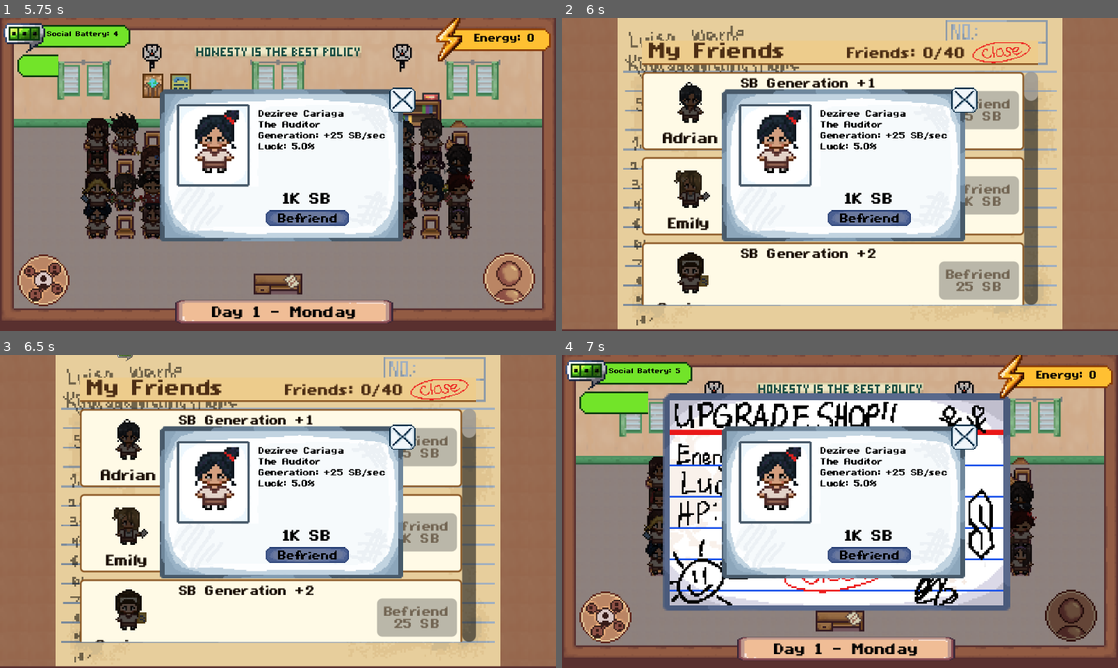
Above: before the commit, frames 1-4 (two rows, left to right).
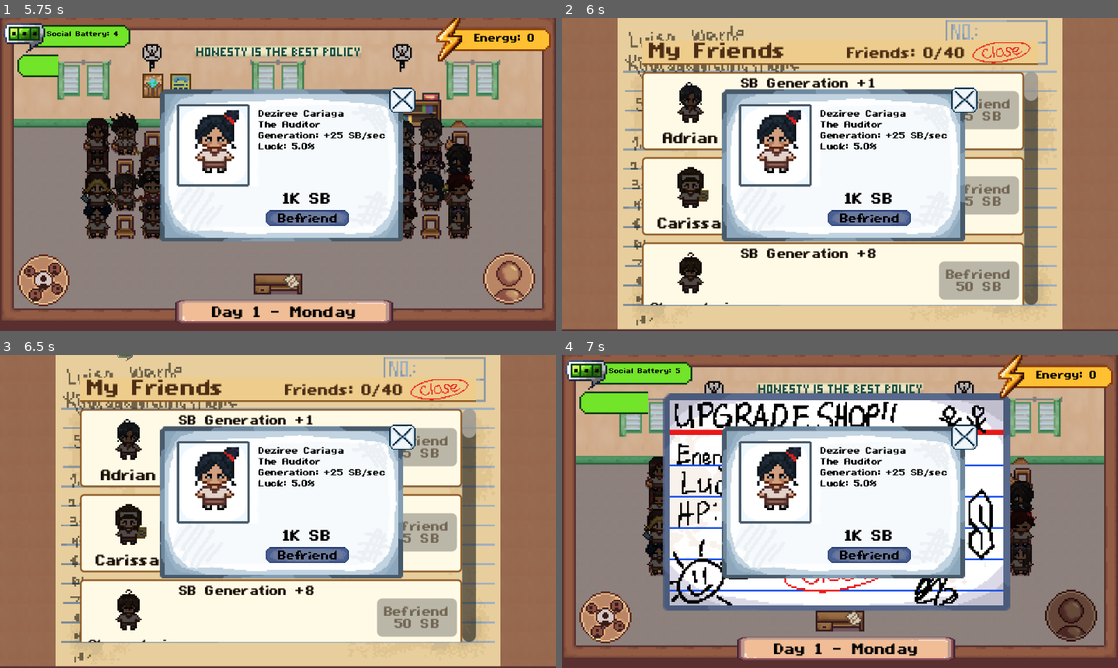
Above: after the commit, the same moments.

Repository: AzeOcram/checkpoint-gamejam
Game: Godot game, scene res://scenes/main_menu/main_menu.tscn
The game is run twice, just before and just after one commit, with the same random seed, the same clock (stepped at 60 frames per second) and the same inputs.
Inputs (mouse positions are in pixels of both pictures, inside the frame that each line leads up to):
- Up to frame 1 (5.75 s): click (417, 155) at 0.5 s; click "Boy" at 1.25 s; click (483, 224) at 2.02 s; tap Enter at 2.75 s; move the mouse to (400, 158) at 2.77 s; press the mouse at (400, 158) at 2.78 s; move the mouse to (166, 190) at 3.52 s; release the mouse at (166, 190) at 3.53 s; hold S 3.53-4.28 s; click (166, 190) at 3.6 s; move the mouse to (333, 105) at 4.27 s; press the mouse at (333, 105) at 4.28 s; move the mouse to (250, 237) at 5.02 s; release the mouse at (250, 237) at 5.03 s; click (250, 237) at 5.1 s
- Up to frame 2 (6 s): click (606, 280) at 5.75 s
- Up to frame 3 (6.5 s): no input
- Up to frame 4 (7 s): click (1073, 614) at 6.5 s

Frame 1 is identical in both runs. In frame 2, 0.9% of the frame differs, in the area x 15-74%, y 47-92%; in frame 3, 0.9%; in frame 4, nothing differs.

Commit message:
fix: sort friend list by SB price instead of SB generation

Diff:
--- a/scripts/main/friends_panel.gd
+++ b/scripts/main/friends_panel.gd
@@ -48,7 +48,7 @@
 		child.queue_free()
 
 	var all: Array[FriendData] = recruitment_system.available_friends.duplicate()
-	all.sort_custom(_sb_ascending)
+	all.sort_custom(_price_ascending)
 
 	for friend_data in all:
 		var card: FriendCard = FRIEND_CARD_SCENE.instantiate()
@@ -58,12 +58,12 @@
 		card.buy_requested.connect(_on_buy_requested)
 
 
-func _sb_ascending(a: FriendData, b: FriendData) -> bool:
+func _price_ascending(a: FriendData, b: FriendData) -> bool:
+	if a.recruitment_cost != b.recruitment_cost:
+		return a.recruitment_cost < b.recruitment_cost
+
 	if a.social_battery_generation != b.social_battery_generation:
 		return a.social_battery_generation < b.social_battery_generation
-
-	if a.recruitment_cost != b.recruitment_cost:
-		return a.recruitment_cost < b.recruitment_cost
 
 	return a.friend_name < b.friend_name
 
--- a/tests/test_friend_list.gd
+++ b/tests/test_friend_list.gd
@@ -54,10 +54,10 @@
 	check(locked == 39, "only the recruited friend is unlocked")
 	var sb_order := []
 	for c: FriendCard in cards.get_children():
-		sb_order.append(c.data.social_battery_generation)
+		sb_order.append(c.data.recruitment_cost)
 	var sorted_sb := sb_order.duplicate()
 	sorted_sb.sort()
-	check(sb_order == sorted_sb, "cards sort from least to most SB")
+	check(sb_order == sorted_sb, "cards sort from cheapest to most expensive")
 	var other: FriendCard = null
 	for c: FriendCard in cards.get_children():
 		if c.is_locked():
Not shown, changed: plans/plan.md
